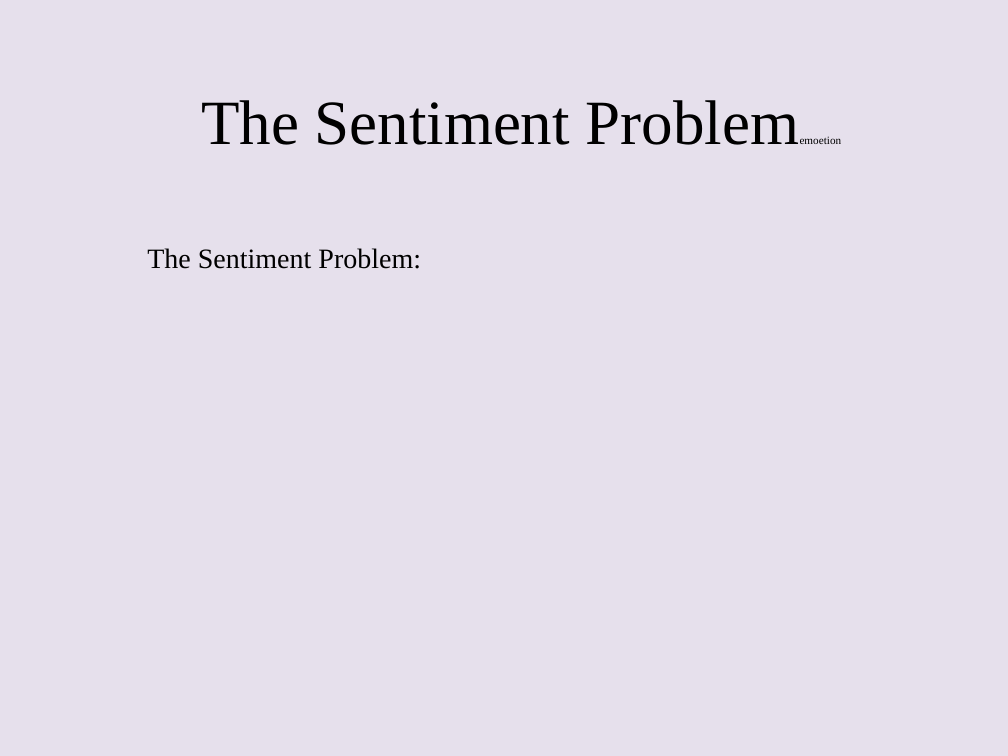
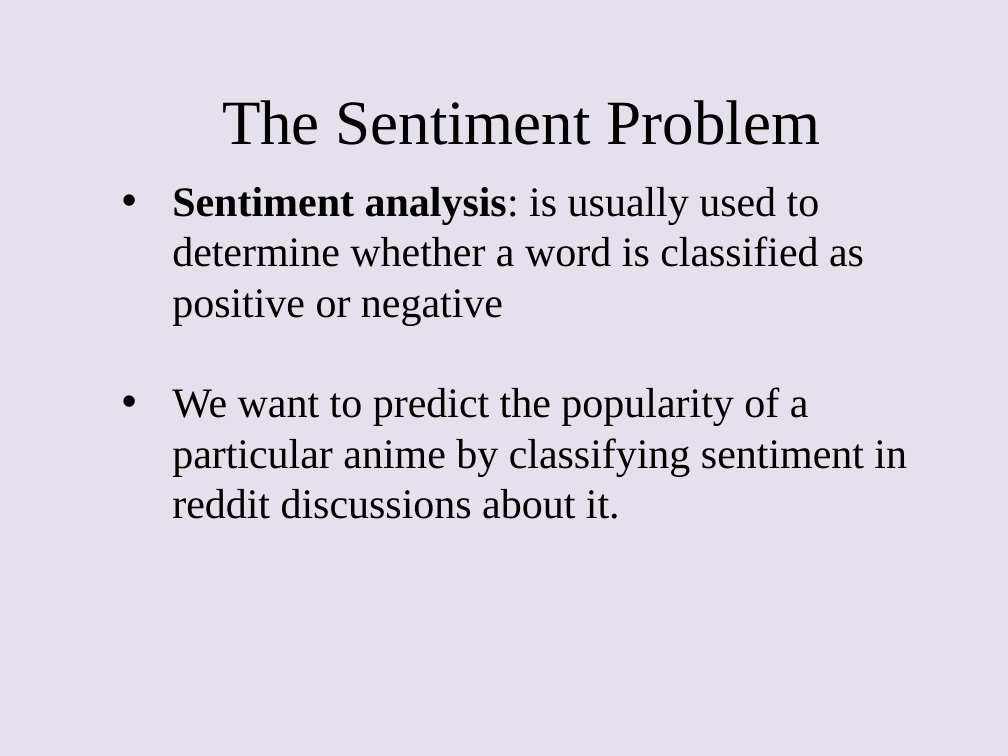
Before and after one commit to Havaldar/emoetion, a slide deck: slide 2 of Powerpoint.pptx. Drawn at 1008x756 pixels with LibreOffice and Linux fonts; fonts in the diff are those of the drawing. Boxes give left, top, right and bottom in pixels: in the first picture for what was removed or moved away, otherwise in the second. Text is boxed around its words. In the diff, an @@ line names an element or a change of style, - is before the commit and + after.

```diff
--- a/Powerpoint.pptx
+++ b/Powerpoint.pptx
@@ title at bbox=[222, 100, 820, 145]: text changed @@
-The Sentiment Problememoetion
+The Sentiment Problem
@@ text added at bbox=[172, 187, 907, 519], 30 pt, text #000000 @@
+• Sentiment analysis: is usually used to determine whether a word is classified as positive or negative
+• We want to predict the popularity of a particular anime by classifying sentiment in reddit discussions about it.
@@ text removed at bbox=[147, 248, 421, 269] @@
-The Sentiment Problem:
```
Also in this commit, not shown: 1 other slide changed, 2 slides added, 1 slide removed, 2 other files.
